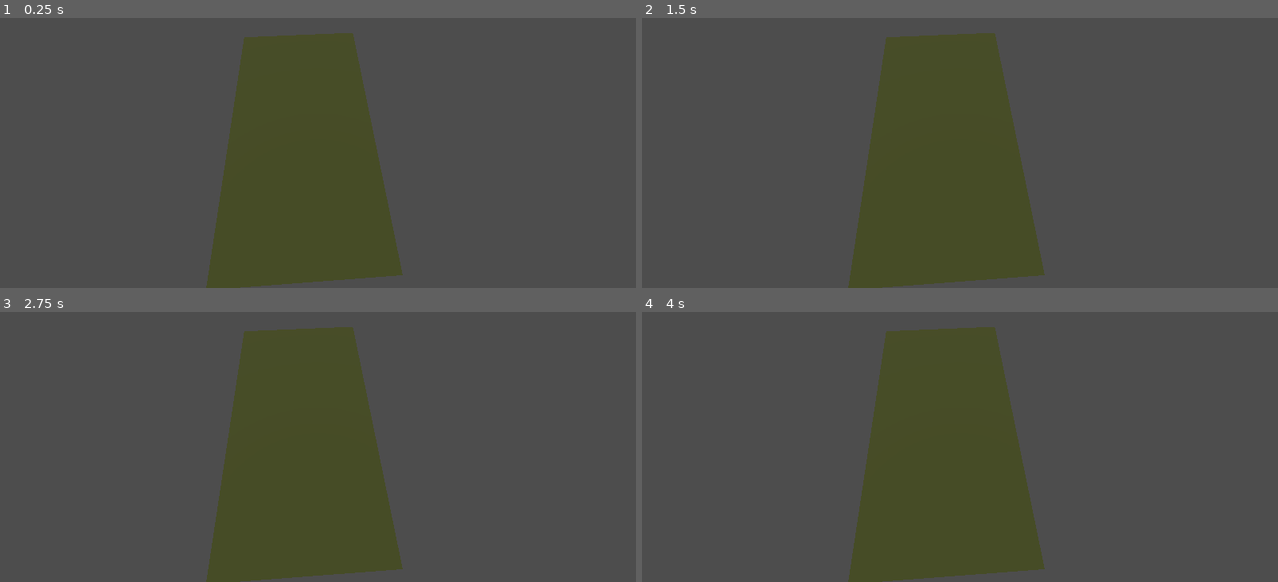
Above: before the commit, frames 1-4 (two rows, left to right).
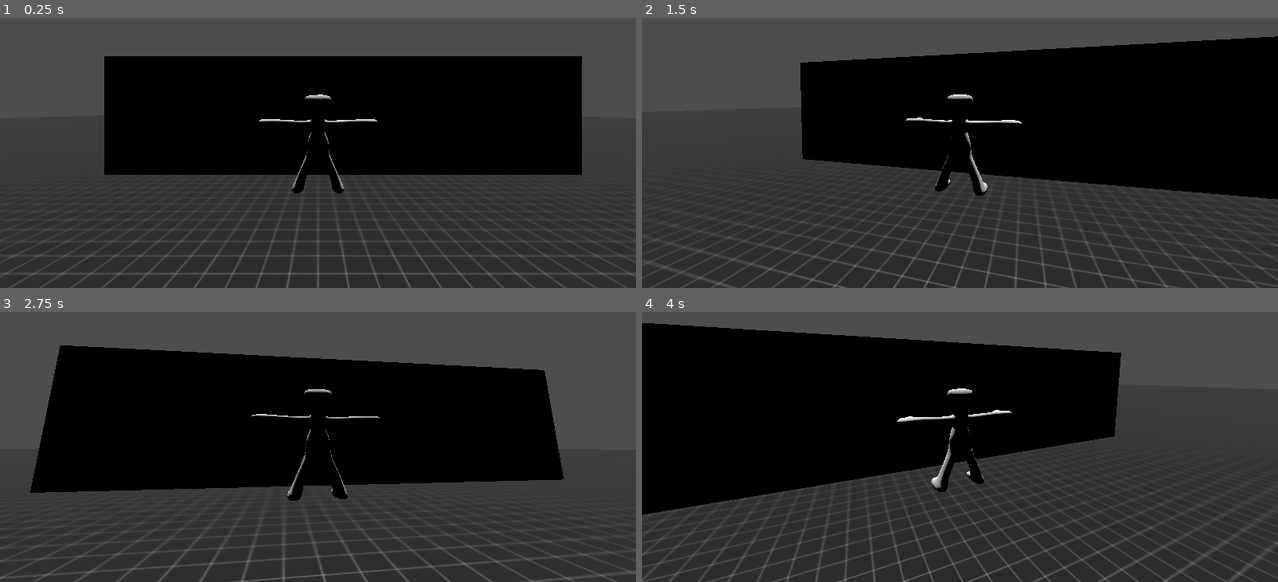
Above: after the commit, the same moments.

Repository: jackrosa183/smes
Game: Godot game, scene res://root_scene.tscn
Same seed, same stepped clock (60 frames per second), same inputs: the game is played once before the commit and once after it.
Inputs (mouse positions are in pixels of both pictures, inside the frame that each line leads up to):
- Up to frame 1 (0.25 s): no input
- Up to frame 2 (1.5 s): tap Enter at 0.5 s; move the mouse to (1099, 90) at 0.52 s; tap Space at 1.25 s; move the mouse to (832, 126) at 1.27 s
- Up to frame 3 (2.75 s): tap Enter at 2 s; move the mouse to (381, 325) at 2.02 s
- Up to frame 4 (4 s): move the mouse to (928, 474) at 2.77 s; tap Space at 3.5 s; move the mouse to (1150, 457) at 3.52 s

The runs differ from the first frame. In frame 1, 61% of the frame differs, in the area x 0-100%, y 5-100%; in frame 2, 64%; in frame 3, 59%; in frame 4, 67%, in the area x 0-100%, y 4-100%.

Commit message:
feat: camera movement

Diff:
--- /dev/null
+++ b/godot/controller/player_controller.tscn
@@ -0,0 +1,15 @@
+[gd_scene load_steps=4 format=3 uid="uid://d0tkkvpvgdh55"]
+
+[ext_resource type="PackedScene" uid="uid://xlkw6uixkf6v" path="res://blend/smitty_simple.glb" id="1_upbli"]
+[ext_resource type="Texture2D" uid="uid://dsqxmfco7cj52" path="res://blend/smitty_simple_Material Base Color.png" id="2_tu1g7"]
+
+[sub_resource type="StandardMaterial3D" id="StandardMaterial3D_7f683"]
+albedo_texture = ExtResource("2_tu1g7")
+
+[node name="smitty_simple" instance=ExtResource("1_upbli")]
+
+[node name="Armature" parent="." index="0"]
+transform = Transform3D(-0.30411604, 0, -2.6586669e-08, 0, 0.30411604, 0, 2.6586669e-08, 0, -0.30411604, 0, 0.7317724, 0)
+
+[node name="Smitty" parent="Armature" index="0"]
+surface_material_override/0 = SubResource("StandardMaterial3D_7f683")
--- a/godot/root_scene.tscn
+++ b/godot/root_scene.tscn
@@ -1,20 +1,52 @@
-[gd_scene load_steps=3 format=3 uid="uid://dr2o8u5laboqw"]
+[gd_scene load_steps=6 format=3 uid="uid://dr2o8u5laboqw"]
 
-[sub_resource type="PlaneMesh" id="PlaneMesh_gh7u4"]
+[ext_resource type="Texture2D" uid="uid://bgvb40w3jb51s" path="res://textures/rough_tiles_2.png" id="1_itajj"]
+[ext_resource type="PackedScene" uid="uid://d0tkkvpvgdh55" path="res://controller/player_controller.tscn" id="2_c77vg"]
+[ext_resource type="Script" uid="uid://berx8wvlajrdv" path="res://scripts/thirdperson.gd" id="3_iqet6"]
 
-[sub_resource type="StandardMaterial3D" id="StandardMaterial3D_itajj"]
-albedo_color = Color(0.26615068, 0.29171592, 0.11455334, 1)
+[sub_resource type="StandardMaterial3D" id="StandardMaterial3D_c77vg"]
+albedo_texture = ExtResource("1_itajj")
+uv1_triplanar = true
+uv1_world_triplanar = true
+
+[sub_resource type="SphereShape3D" id="SphereShape3D_iqet6"]
+radius = 0.82
 
 [node name="Node3D" type="Node3D"]
 
 [node name="DirectionalLight3D" type="DirectionalLight3D" parent="."]
 transform = Transform3D(0.9981104, 0.05576107, 0.025820758, 0, -0.4201967, 0.90743303, 0.061449237, -0.90571827, -0.4194026, 1.695312, 35.32233, 19.072067)
 
-[node name="Camera3D" type="Camera3D" parent="."]
-transform = Transform3D(0.9981103, 0.05233965, -0.032195788, 0, 0.5239413, 0.85175437, 0.061449233, -0.85014474, 0.5229511, 1.695312, 35.32233, 19.072067)
+[node name="Floor" type="CSGBox3D" parent="."]
+transform = Transform3D(1, 0, 0, 0, 1, 0, 0, 0, 1, 0.5371704, -0.49320197, 0)
+use_collision = true
+size = Vector3(101.07434, 1, 100)
+material = SubResource("StandardMaterial3D_c77vg")
 
-[node name="MeshInstance3D" type="MeshInstance3D" parent="."]
-transform = Transform3D(12.015565, 0, 0, 0, 1, 0, 0, 0, 22.097486, 0, 0.014612317, 0)
-mesh = SubResource("PlaneMesh_gh7u4")
-skeleton = NodePath("../Camera3D")
-surface_material_override/0 = SubResource("StandardMaterial3D_itajj")
+[node name="Wall" type="CSGBox3D" parent="."]
+transform = Transform3D(0.100743234, 0, 0, 0, 2.5242672, 0, 0, 0, 0.03471288, 0.5371704, 1.3219074, -2.659034)
+use_collision = true
+size = Vector3(101.07434, 1, 100)
+material = SubResource("StandardMaterial3D_c77vg")
+
+[node name="PlayerController" type="CharacterBody3D" parent="."]
+
+[node name="CollisionShape3D" type="CollisionShape3D" parent="PlayerController"]
+
+[node name="MeshRoot" type="Node3D" parent="PlayerController"]
+
+[node name="smitty_simple" parent="PlayerController/MeshRoot" instance=ExtResource("2_c77vg")]
+
+[node name="CamRoot" type="Node3D" parent="PlayerController"]
+script = ExtResource("3_iqet6")
+
+[node name="CamYaw" type="Node3D" parent="PlayerController/CamRoot"]
+
+[node name="CamPitch" type="Node3D" parent="PlayerController/CamRoot/CamYaw"]
+
+[node name="SpringArm3D" type="SpringArm3D" parent="PlayerController/CamRoot/CamYaw/CamPitch"]
+transform = Transform3D(1, 0, 0, 0, 1, 0, 0, 0, 1, 0, 1.453391, 0.048166275)
+shape = SubResource("SphereShape3D_iqet6")
+spring_length = 4.0
+
+[node name="Camera3D" type="Camera3D" parent="PlayerController/CamRoot/CamYaw/CamPitch/SpringArm3D"]
--- /dev/null
+++ b/godot/scripts/thirdperson.gd
@@ -0,0 +1,34 @@
+extends Node
+
+@onready var yaw_node = $CamYaw
+@onready var pitch_node = $CamYaw/CamPitch
+@onready var camera = $CamYaw/CamPitch/SpringArm3D/Camera3D
+
+var yaw: float = 0
+var pitch: float = 0
+
+var yaw_sensitivity: float = 0.07
+var pitch_sensitivity: float = 0.07
+
+var yaw_acceleration: float = 15
+var pitch_acceleration: float = 15
+
+var pitch_max = 75
+var pitch_min = -55
+
+func _ready():
+	Input.set_mouse_mode(Input.MOUSE_MODE_CAPTURED)
+
+func _input(event):
+	if event is InputEventKey and event.pressed and event.keycode == KEY_ESCAPE:
+		Input.set_mouse_mode(Input.MOUSE_MODE_VISIBLE)
+
+	if event is InputEventMouseMotion:
+		yaw += -event.relative.x * yaw_sensitivity
+		pitch += -event.relative.y * pitch_sensitivity
+
+func _physics_process(delta: float):
+	pitch = clamp(pitch, pitch_min, pitch_max)
+
+	yaw_node.rotation_degrees.y = lerp(yaw_node.rotation_degrees.y, yaw, yaw_acceleration * delta)
+	pitch_node.rotation_degrees.x = lerp(pitch_node.rotation_degrees.x, pitch, pitch_acceleration * delta)
--- a/godot/smitty_simple.tscn
+++ /dev/null
@@ -1,5 +0,0 @@
-[gd_scene load_steps=2 format=3 uid="uid://c0nwyjxj47g7c"]
-
-[ext_resource type="PackedScene" uid="uid://xlkw6uixkf6v" path="res://blend/smitty_simple.glb" id="1_vt7on"]
-
-[node name="smitty_simple" instance=ExtResource("1_vt7on")]
Binary file changed: godot/blend/smitty_simple.glb
Binary file changed: godot/blend/smitty_simple_Material Base Color.png
Not shown, added: godot/scripts/thirdperson.gd.uid
Binary file added: godot/textures/rough_tiles_2.png
Not shown, changed: godot/textures/rough_tiles_2.png.import
Not shown, changed: godot/blend/smitty_simple.blend
Not shown, changed: godot/blend/smitty_simple.blend1
